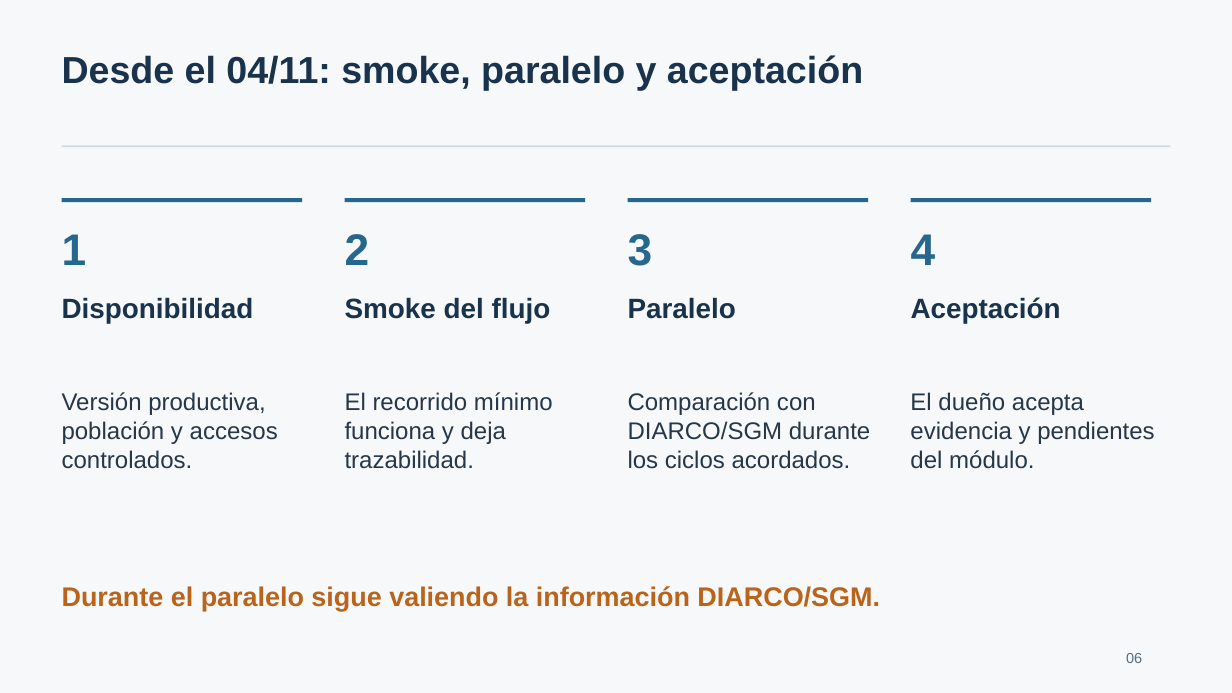
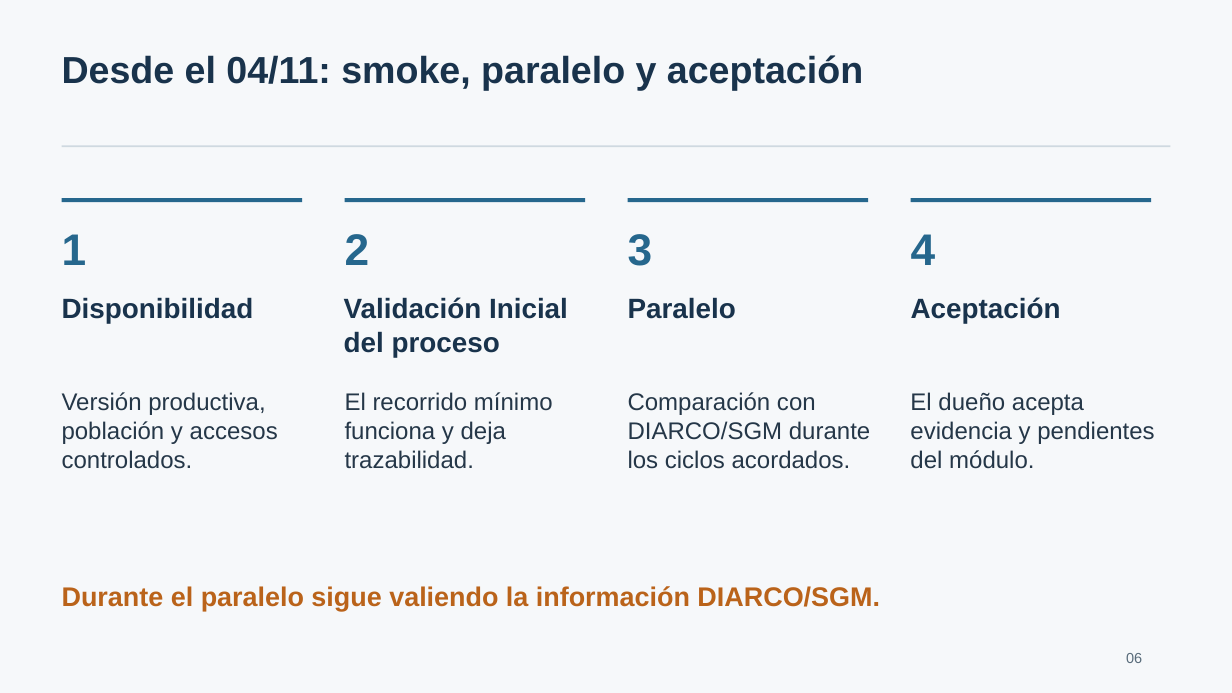
Before and after one commit to EWECORP/CNX_BLOQUE1, a slide deck: slide 6 of outputs/20261029/DIARCO_Bloque1_Direccion_v0.4.pptx. Drawn at 1232x693 pixels with LibreOffice and Linux fonts; fonts in the diff are those of the drawing. Boxes give left, top, right and bottom in pixels: in the first picture for what was removed or moved away, otherwise in the second. Text is boxed around its words. In the diff, an @@ line names an element or a change of style, - is before the commit and + after.

Commit message:
Ajustar Smoke

```diff
--- a/outputs/20261029/DIARCO_Bloque1_Direccion_v0.4.pptx
+++ b/outputs/20261029/DIARCO_Bloque1_Direccion_v0.4.pptx
@@ text at (x1=344, y1=297, x2=568, y2=357): text changed @@
-Smoke del flujo
+Validación Inicial del proceso
```
Also in this commit, not shown: 8 other slides changed.
